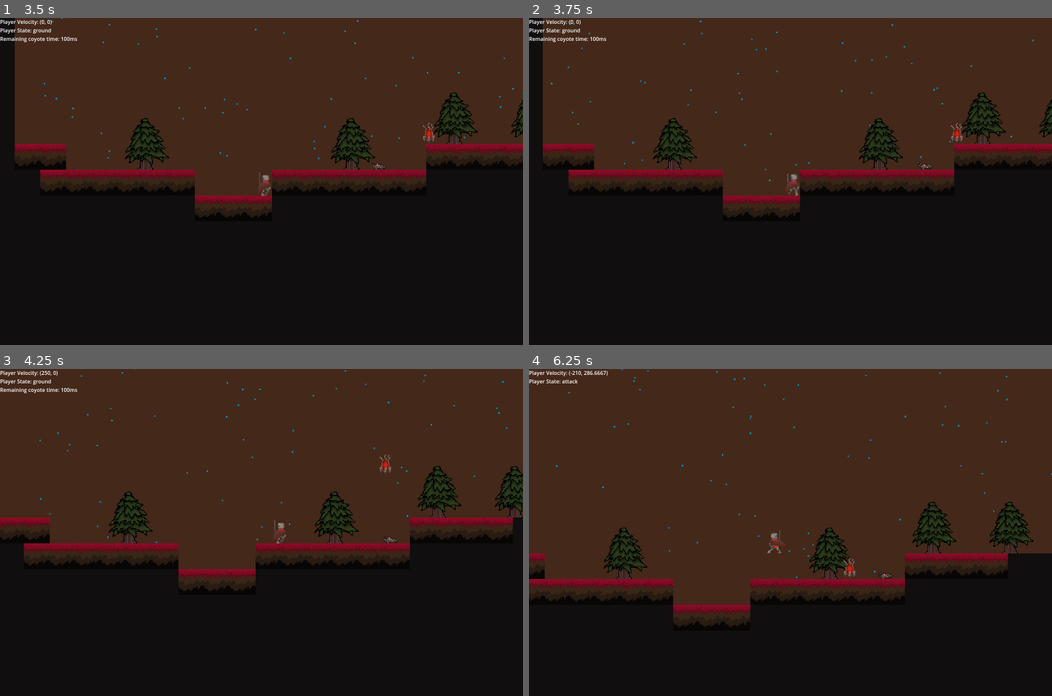
Above: before the commit, frames 1-4 (two rows, left to right).
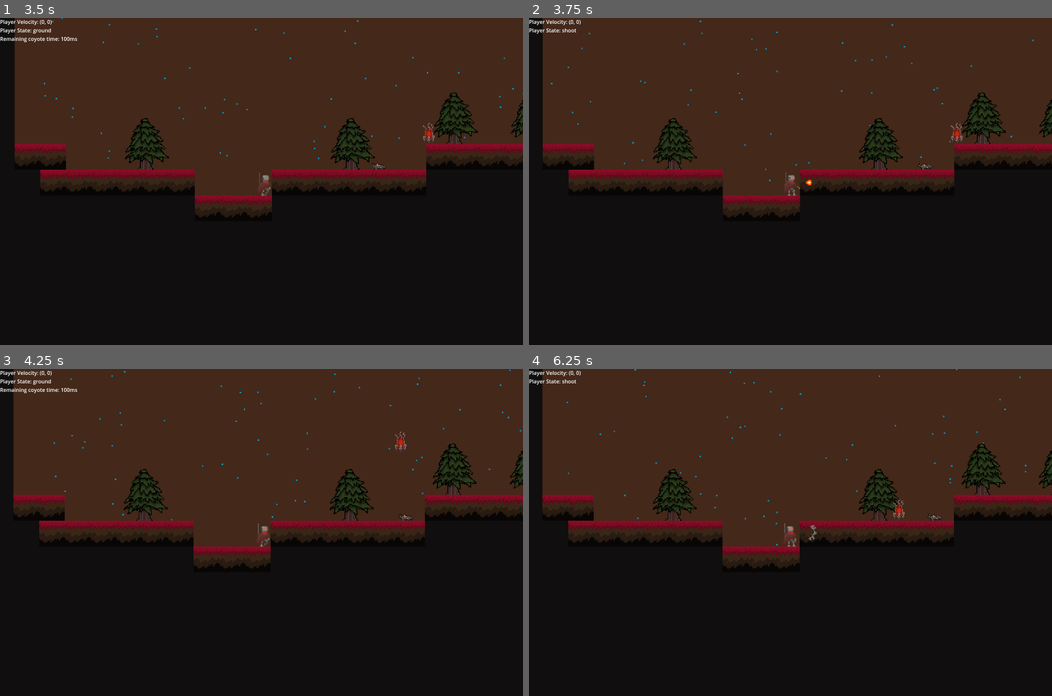
Above: after the commit, the same moments.

Repository: Rowan-Nag/Metroidvania
Game: Godot game, scene res://node_2d.tscn
Two runs of this game, one before a commit and one after it. Both use one fixed random seed, a clock stepped at 60 frames per second and the inputs below.
Inputs (mouse positions are in pixels of both pictures, inside the frame that each line leads up to):
- Up to frame 1 (3.5 s): move the mouse to (376, 165) at 0.52 s; hold D (Right) 0.53-2.03 s; click (376, 165) at 0.6 s; tap Space (Jump) at 0.77, 1.52, 3.02 s; right-click (376, 165) at 0.8 s; move the mouse to (156, 197) at 1.27 s; right-click (156, 197) at 1.35 s; click (156, 197) at 1.55 s; move the mouse to (313, 109) at 2.02 s; hold A (Left) 2.03-2.78 s; click (313, 109) at 2.1 s; right-click (313, 109) at 2.3 s; move the mouse to (235, 246) at 2.77 s; hold D (Right) from 2.78 s (still down); tap Shift (Dash) at 2.85 s; click (235, 246) at 3.05 s
- Up to frame 2 (3.75 s): keep holding D (Right); move the mouse to (947, 230) at 3.52 s; right-click (947, 230) at 3.6 s
- Up to frame 3 (4.25 s): keep holding D (Right); tap Space (Jump) at 3.77 s
- Up to frame 4 (6.25 s): move the mouse to (633, 483) at 4.27 s; release D (Right) at 4.28 s; hold A (Left) 4.28-5.03 s; tap Q (Shield) at 4.35 s; tap Space (Jump) at 4.52, 6.02 s; click (633, 483) at 4.55 s; move the mouse to (816, 532) at 5.02 s; hold D (Right) 5.03-5.78 s; click (816, 532) at 5.1 s; right-click (816, 532) at 5.3 s; move the mouse to (712, 450) at 5.77 s; hold A (Left) from 5.78 s (still down); right-click (712, 450) at 5.85 s; click (712, 450) at 6.05 s

Frame 1 is identical in both runs. In frame 2, 0.2% of the frame differs, in the area x 0-55%, y 3-55%; in frame 3, 14%; in frame 4, 22%, in the area x 0-100%, y 0-78%.

Commit message:
Added gun attack.

Diff:
--- /dev/null
+++ b/RobotGunAttack.tscn
@@ -0,0 +1,86 @@
+[gd_scene load_steps=13 format=3 uid="uid://d4k1ctclci8v1"]
+
+[ext_resource type="Texture2D" uid="uid://b2f0a3rb6fued" path="res://Sprites/robotguygunattackeffect.png" id="1_kldty"]
+[ext_resource type="Script" path="res://Scripts/Player/RobotGunAttack.gd" id="2_oyvd5"]
+
+[sub_resource type="AtlasTexture" id="AtlasTexture_p85ie"]
+atlas = ExtResource("1_kldty")
+region = Rect2(0, 0, 40, 32)
+
+[sub_resource type="AtlasTexture" id="AtlasTexture_jo031"]
+atlas = ExtResource("1_kldty")
+region = Rect2(40, 0, 40, 32)
+
+[sub_resource type="AtlasTexture" id="AtlasTexture_wfwg1"]
+atlas = ExtResource("1_kldty")
+region = Rect2(80, 0, 40, 32)
+
+[sub_resource type="AtlasTexture" id="AtlasTexture_2f4ti"]
+atlas = ExtResource("1_kldty")
+region = Rect2(120, 0, 40, 32)
+
+[sub_resource type="AtlasTexture" id="AtlasTexture_kl2wv"]
+atlas = ExtResource("1_kldty")
+region = Rect2(160, 0, 40, 32)
+
+[sub_resource type="AtlasTexture" id="AtlasTexture_5phqn"]
+atlas = ExtResource("1_kldty")
+region = Rect2(200, 0, 40, 32)
+
+[sub_resource type="AtlasTexture" id="AtlasTexture_xy1al"]
+atlas = ExtResource("1_kldty")
+region = Rect2(240, 0, 40, 32)
+
+[sub_resource type="AtlasTexture" id="AtlasTexture_g22sj"]
+atlas = ExtResource("1_kldty")
+region = Rect2(280, 0, 40, 32)
+
+[sub_resource type="SpriteFrames" id="SpriteFrames_80mwp"]
+animations = [{
+"frames": [{
+"duration": 1.0,
+"texture": SubResource("AtlasTexture_p85ie")
+}, {
+"duration": 1.0,
+"texture": SubResource("AtlasTexture_jo031")
+}, {
+"duration": 1.0,
+"texture": SubResource("AtlasTexture_wfwg1")
+}, {
+"duration": 1.0,
+"texture": SubResource("AtlasTexture_2f4ti")
+}, {
+"duration": 1.0,
+"texture": SubResource("AtlasTexture_kl2wv")
+}, {
+"duration": 1.0,
+"texture": SubResource("AtlasTexture_5phqn")
+}, {
+"duration": 1.0,
+"texture": SubResource("AtlasTexture_xy1al")
+}, {
+"duration": 1.0,
+"texture": SubResource("AtlasTexture_g22sj")
+}],
+"loop": false,
+"name": &"default",
+"speed": 15.0
+}]
+
+[sub_resource type="RectangleShape2D" id="RectangleShape2D_unlo4"]
+size = Vector2(25, 34)
+
+[node name="AnimatedSprite2D" type="AnimatedSprite2D"]
+sprite_frames = SubResource("SpriteFrames_80mwp")
+autoplay = "default"
+script = ExtResource("2_oyvd5")
+
+[node name="Area2D" type="Area2D" parent="."]
+collision_layer = 4
+collision_mask = 8
+
+[node name="CollisionShape2D" type="CollisionShape2D" parent="Area2D"]
+position = Vector2(7.5, 1)
+shape = SubResource("RectangleShape2D_unlo4")
+
+[connection signal="body_entered" from="Area2D" to="." method="_on_area_2d_body_entered"]
--- a/Scripts/Player/Player.gd
+++ b/Scripts/Player/Player.gd
@@ -31,6 +31,7 @@
 @onready var attack_state : State = $state_machine/attack
 @onready var wallcling_state : State = $state_machine/wallcling
 @onready var shield_state : State = $state_machine/shield
+@onready var shoot_state : State = $state_machine/shoot
 
 @export var jumpBufferTime : float = 0.2
 
--- a/Scripts/Player/PlayerGround.gd
+++ b/Scripts/Player/PlayerGround.gd
@@ -33,7 +33,8 @@
 		return attack_state
 	if Input.is_action_just_pressed("Shield"):
 		return shield_state
-
+	if Input.is_action_just_pressed("Rocket"):
+		return parent.shoot_state
 
 	return null
 
--- /dev/null
+++ b/Scripts/Player/PlayerShoot.gd
@@ -0,0 +1,64 @@
+extends State
+
+@export var ground_state : State
+
+@export var gravityMultiplier: float = 1
+@export var floorDragMultiplier: float = 1
+@export var airDragMultiplier: float = 1
+#@export var accelerationMultiplier: float = 1
+#@export var moveSpeedMultiplier: float
+
+var gravity = ProjectSettings.get_setting("physics/2d/default_gravity") * gravityMultiplier
+
+@onready var gunAttack = preload("res://RobotGunAttack.tscn")
+@onready var controlAnimation = $AnimationPlayer
+
+@export var finished = false # Animation should set to true when it's done.
+
+func shoot():
+	var attack = gunAttack.instantiate()
+	attack.position = parent.position
+	attack.position.x += 15*parent.animations.scale.x
+	attack.scale.x = sign(parent.animations.scale.x)
+	add_child(attack)
+
+func exitState():
+	finished = true
+
+func enter() -> void:
+	ground_state = parent.ground_state
+
+	finished = false
+	controlAnimation.seek(0) # Reset to beginning
+	controlAnimation.play("PlayerShootAnimation") # Start animation
+
+	play_animation("shoot")
+
+func exit() -> void:
+	controlAnimation.seek(0)
+	controlAnimation.pause()
+
+func process_input(event: InputEvent) -> State:
+	return null
+
+func process_physics(delta: float) -> State:
+	#Physics
+	var drag = parent.drag
+	if(parent.is_on_floor()):
+		drag  = parent.drag * floorDragMultiplier
+	else:
+		drag = parent.drag * airDragMultiplier
+
+
+	parent.velocity.x = move_toward(parent.velocity.x, 0, drag*delta)
+
+	#Gravity (vertical movement)
+	parent.velocity.y += gravity*gravityMultiplier*delta
+	parent.velocity.y = clamp(parent.velocity.y, -10000, parent.terminal_velocity)
+
+	parent.move_and_slide()
+
+	# State change for is finished
+	if(finished):
+		return ground_state
+	return null
--- /dev/null
+++ b/Scripts/Player/RobotGunAttack.gd
@@ -0,0 +1,14 @@
+extends AnimatedSprite2D
+
+
+# Called when the node enters the scene tree for the first time.
+func _ready():
+	# Waits until it's finished
+	await animation_finished
+	# Deletes Itself
+	queue_free()
+
+func _on_area_2d_body_entered(body):
+	if(body is Enemy):
+		var knockBackDir= sign(body.global_position.x-global_position.x)*500
+		body.take_damage(10, knockBackDir)
--- a/player.tscn
+++ b/player.tscn
@@ -1,10 +1,11 @@
-[gd_scene load_steps=105 format=3 uid="uid://cta7vnl86huxp"]
+[gd_scene load_steps=119 format=3 uid="uid://cta7vnl86huxp"]
 
 [ext_resource type="Script" path="res://Scripts/Player/Player.gd" id="1_m1lax"]
 [ext_resource type="Texture2D" uid="uid://bpmkfdb0413yd" path="res://Sprites/FeatherFrog/sidefeatherfrogoutline.png" id="2_a1ld4"]
 [ext_resource type="Texture2D" uid="uid://ct1hn2mhdmcq3" path="res://Sprites/FeatherFrog/featherfrogfall.png" id="3_pq4y7"]
 [ext_resource type="Texture2D" uid="uid://ccsulijcnsm0u" path="res://Sprites/FeatherFrog/featherfrogjump.png" id="4_u5v6k"]
 [ext_resource type="Texture2D" uid="uid://cykur00es85bw" path="res://Sprites/FeatherFrog/featherfrogrun.png" id="5_h4bds"]
+[ext_resource type="Texture2D" uid="uid://dfa1tp45eqrpw" path="res://Sprites/RobotGuy/robotguygunattack.png" id="6_3vu45"]
 [ext_resource type="Texture2D" uid="uid://cmbr0ep1tko1u" path="res://Sprites/FeatherFrog/wallslidefeatherfrog.png" id="6_rk5os"]
 [ext_resource type="Script" path="res://Scripts/StateMachine.gd" id="7_0xfl2"]
 [ext_resource type="Script" path="res://Scripts/Player/PlayerGround.gd" id="8_ym70h"]
@@ -19,6 +20,7 @@
 [ext_resource type="Texture2D" uid="uid://b8prvp7n621ss" path="res://Sprites/RobotGuy/robotguyjump.png" id="17_vyy50"]
 [ext_resource type="Texture2D" uid="uid://bn3v3ilnguhy4" path="res://Sprites/RobotGuy/robotguyrun.png" id="18_tirwi"]
 [ext_resource type="Script" path="res://Scripts/Player/PlayerShield.gd" id="19_okehv"]
+[ext_resource type="Script" path="res://Scripts/Player/PlayerShoot.gd" id="20_jqvoq"]
 
 [sub_resource type="AtlasTexture" id="AtlasTexture_h3i86"]
 atlas = ExtResource("14_ckadx")
@@ -132,6 +134,46 @@
 atlas = ExtResource("17_vyy50")
 region = Rect2(96, 0, 32, 32)
 
+[sub_resource type="AtlasTexture" id="AtlasTexture_i3f5q"]
+atlas = ExtResource("6_3vu45")
+region = Rect2(0, 0, 32, 32)
+
+[sub_resource type="AtlasTexture" id="AtlasTexture_6hcl8"]
+atlas = ExtResource("6_3vu45")
+region = Rect2(32, 0, 32, 32)
+
+[sub_resource type="AtlasTexture" id="AtlasTexture_n5a4n"]
+atlas = ExtResource("6_3vu45")
+region = Rect2(64, 0, 32, 32)
+
+[sub_resource type="AtlasTexture" id="AtlasTexture_rngpi"]
+atlas = ExtResource("6_3vu45")
+region = Rect2(96, 0, 32, 32)
+
+[sub_resource type="AtlasTexture" id="AtlasTexture_skhrc"]
+atlas = ExtResource("6_3vu45")
+region = Rect2(128, 0, 32, 32)
+
+[sub_resource type="AtlasTexture" id="AtlasTexture_8b4jt"]
+atlas = ExtResource("6_3vu45")
+region = Rect2(160, 0, 32, 32)
+
+[sub_resource type="AtlasTexture" id="AtlasTexture_k34t1"]
+atlas = ExtResource("6_3vu45")
+region = Rect2(192, 0, 32, 32)
+
+[sub_resource type="AtlasTexture" id="AtlasTexture_5m7d0"]
+atlas = ExtResource("6_3vu45")
+region = Rect2(224, 0, 32, 32)
+
+[sub_resource type="AtlasTexture" id="AtlasTexture_ij631"]
+atlas = ExtResource("6_3vu45")
+region = Rect2(256, 0, 32, 32)
+
+[sub_resource type="AtlasTexture" id="AtlasTexture_2kqnt"]
+atlas = ExtResource("6_3vu45")
+region = Rect2(288, 0, 32, 32)
+
 [sub_resource type="AtlasTexture" id="AtlasTexture_s75lh"]
 atlas = ExtResource("18_tirwi")
 region = Rect2(0, 0, 32, 32)
@@ -261,6 +303,41 @@
 "loop": false,
 "name": &"jump",
 "speed": 10.0
+}, {
+"frames": [{
+"duration": 1.0,
+"texture": SubResource("AtlasTexture_i3f5q")
+}, {
+"duration": 1.0,
+"texture": SubResource("AtlasTexture_6hcl8")
+}, {
+"duration": 1.0,
+"texture": SubResource("AtlasTexture_n5a4n")
+}, {
+"duration": 1.0,
+"texture": SubResource("AtlasTexture_rngpi")
+}, {
+"duration": 1.0,
+"texture": SubResource("AtlasTexture_skhrc")
+}, {
+"duration": 1.0,
+"texture": SubResource("AtlasTexture_8b4jt")
+}, {
+"duration": 1.0,
+"texture": SubResource("AtlasTexture_k34t1")
+}, {
+"duration": 1.0,
+"texture": SubResource("AtlasTexture_5m7d0")
+}, {
+"duration": 1.0,
+"texture": SubResource("AtlasTexture_ij631")
+}, {
+"duration": 1.0,
+"texture": SubResource("AtlasTexture_2kqnt")
+}],
+"loop": false,
+"name": &"shoot",
+"speed": 15.0
 }, {
 "frames": [{
 "duration": 1.0,
@@ -657,6 +734,43 @@
 max_value = 4.0
 _data = [Vector2(0, 0.912689), 0.0, 0.0, 0, 0, Vector2(0.502427, 2.51688), 0.0, 0.0, 0, 0, Vector2(1, 0.125728), 0.0, 0.0, 0, 0]
 point_count = 3
+
+[sub_resource type="Animation" id="Animation_5gecj"]
+resource_name = "PlayerShootAnimation"
+length = 0.81
+tracks/0/type = "method"
+tracks/0/imported = false
+tracks/0/enabled = true
+tracks/0/path = NodePath(".")
+tracks/0/interp = 1
+tracks/0/loop_wrap = true
+tracks/0/keys = {
+"times": PackedFloat32Array(0.0505349),
+"transitions": PackedFloat32Array(1),
+"values": [{
+"args": [],
+"method": &"shoot"
+}]
+}
+tracks/1/type = "method"
+tracks/1/imported = false
+tracks/1/enabled = true
+tracks/1/path = NodePath(".")
+tracks/1/interp = 1
+tracks/1/loop_wrap = true
+tracks/1/keys = {
+"times": PackedFloat32Array(0.515406),
+"transitions": PackedFloat32Array(1),
+"values": [{
+"args": [],
+"method": &"exitState"
+}]
+}
+
+[sub_resource type="AnimationLibrary" id="AnimationLibrary_w7evk"]
+_data = {
+"PlayerShootAnimation": SubResource("Animation_5gecj")
+}
 
 [node name="Player" type="CharacterBody2D"]
 position = Vector2(-1, -1)
@@ -676,7 +790,7 @@
 position = Vector2(6.51553, 7.31186)
 scale = Vector2(2.44927, 2.44927)
 sprite_frames = SubResource("SpriteFrames_ydj5b")
-animation = &"jump"
+animation = &"shoot"
 speed_scale = 1.5
 
 [node name="AnimatedSprite2D_frog" type="AnimatedSprite2D" parent="."]
@@ -757,4 +871,12 @@
 orbit_velocity_max = 0.5
 orbit_velocity_curve = SubResource("Curve_w8qbk")
 
+[node name="shoot" type="Node" parent="state_machine"]
+script = ExtResource("20_jqvoq")
+
+[node name="AnimationPlayer" type="AnimationPlayer" parent="state_machine/shoot"]
+libraries = {
+"": SubResource("AnimationLibrary_w7evk")
+}
+
 [connection signal="took_damage" from="." to="state_machine/shield" method="_on_player_took_damage"]
Binary file added: Sprites/RobotGuy/robotguygunattack.png
Not shown, added: Sprites/RobotGuy/robotguygunattack.png.import
Binary file added: Sprites/robotguygunattackeffect.png
Not shown, added: Sprites/robotguygunattackeffect.png.import
